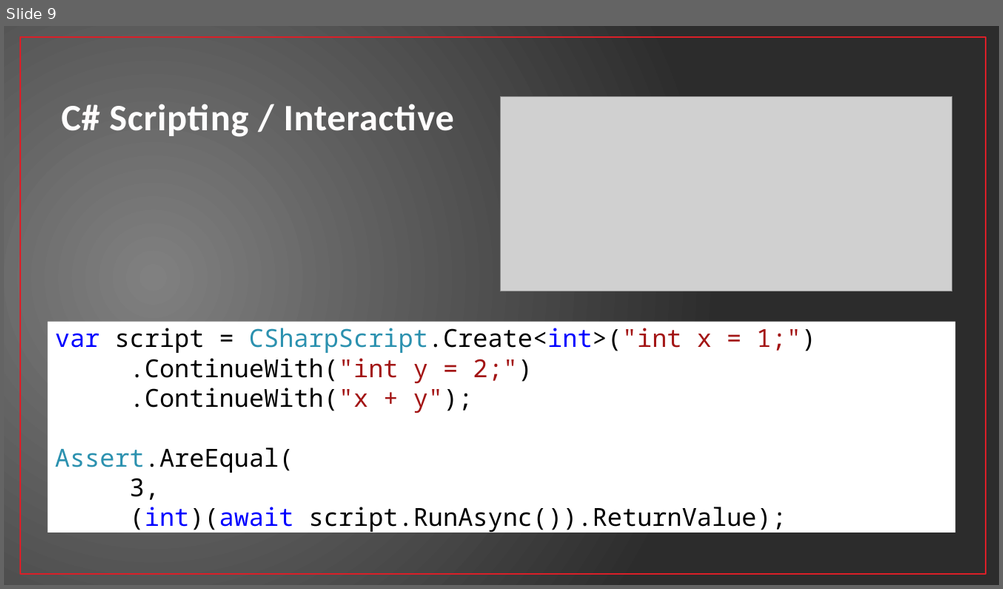
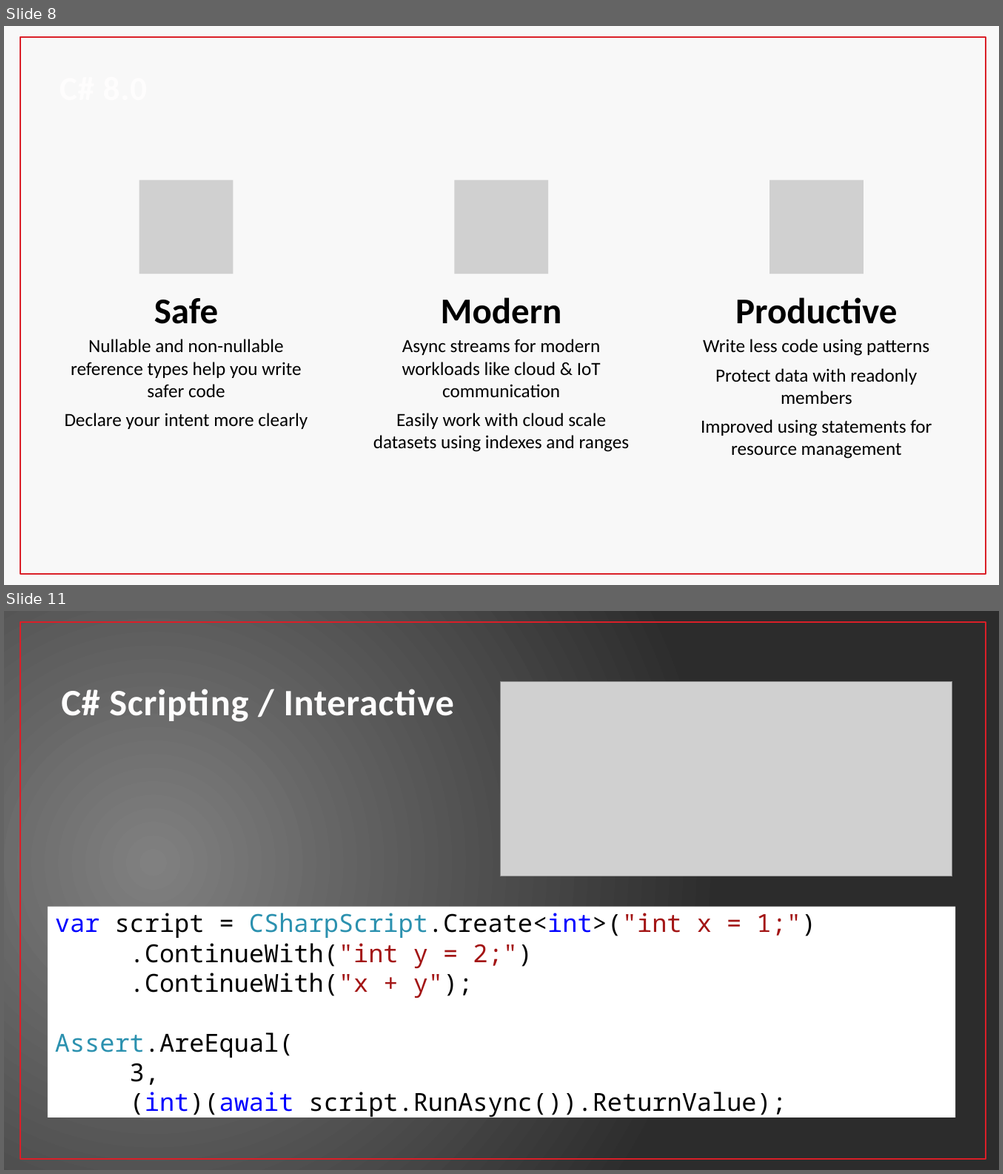
Before and after one commit to jwooley/RoslynAndYou, a slide deck: RoslynAndYou.pptx. Shown one above the other, each under a label of ours: slide 9 before the commit, slides 8 and 11 after it; the slides between them are not shown. The pictures are 1003x589 and 1003x1174 pixels, drawn with LibreOffice and Linux fonts; fonts in the diff are those of the drawing; grey boxes stand for pictures. Boxes give left, top, right and bottom in pixels: in the first picture for what was removed or moved away, otherwise in the second. Text is boxed around its words. In the diff, an @@ line names an element or a change of style, - is before the commit and + after.

```diff
--- a/RoslynAndYou.pptx
+++ b/RoslynAndYou.pptx
@@ slide 8 added at bbox=[4, 26, 999, 585], background #F8F8F8; not listed: 1 template element that a slide beside it also shows @@
@@ group added at bbox=[65, 181, 931, 459]: 6 texts, 3 pictures @@
+Safe
+Nullable and non-nullable reference types help you write safer code
+Declare your intent more clearly
+Modern
+Async streams for modern workloads like cloud & IoT communication
+Easily work with cloud scale datasets using indexes and ranges
+Productive
+Write less code using patterns
+Protect data with readonly members
+Improved using statements for resource management
@@ what was slide 9 is now slide 11 @@
```
Also in this commit, not shown: 9 slides changed, 2 other slides added, 1 slide removed.
